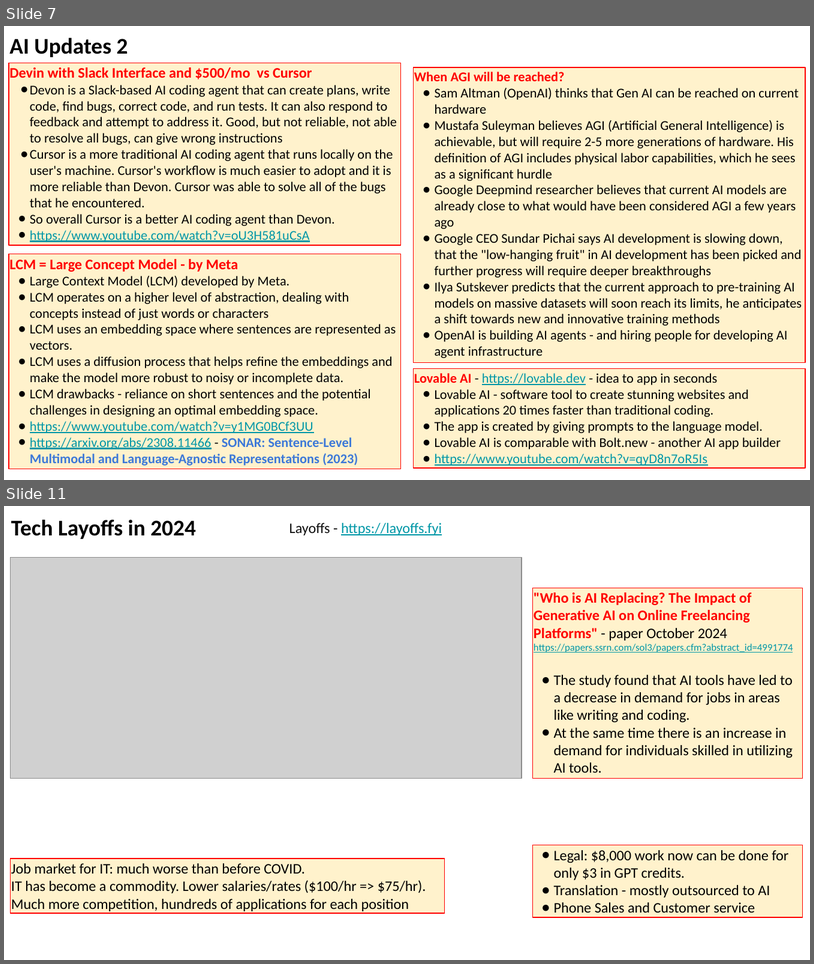
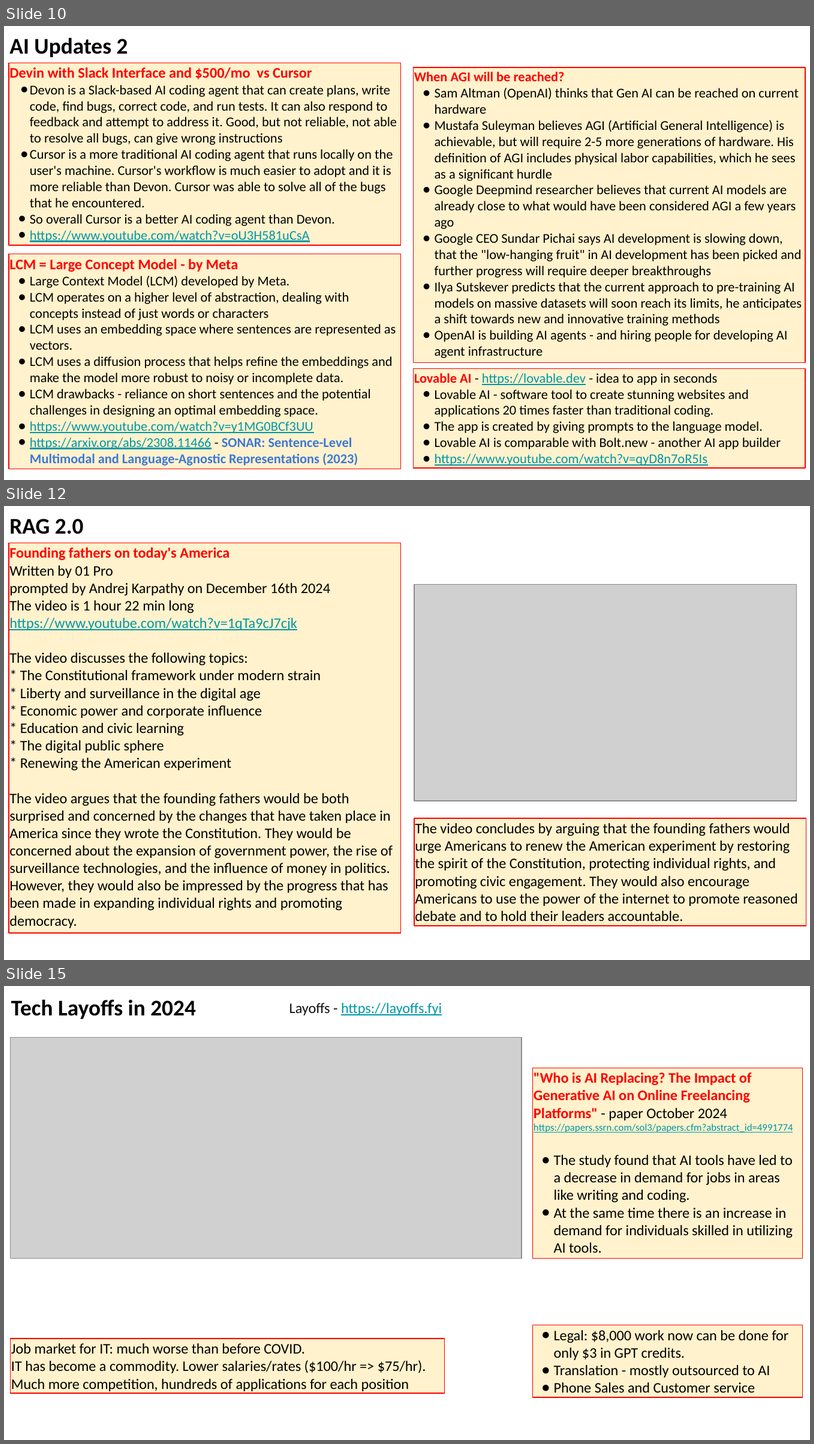
Before and after one commit to lselector/seminar, a slide deck: 2024/2024-12-20-AI-Updates.pptx. Shown one above the other, each under a label of ours: slides 7 and 11 before the commit, slides 10, 12 and 15 after it; the slides between them are not shown. The pictures are 814x964 and 814x1444 pixels, drawn with LibreOffice and Linux fonts; fonts in the diff are those of the drawing; grey boxes stand for pictures. Boxes give left, top, right and bottom in pixels: in the first picture for what was removed or moved away, otherwise in the second. Text is boxed around its words. In the diff, an @@ line names an element or a change of style, - is before the commit and + after.

```diff
--- a/2024/2024-12-20-AI-Updates.pptx
+++ b/2024/2024-12-20-AI-Updates.pptx
@@ slide 12 added at <box>4,506,810,960</box>, background #FFFFFF @@
@@ text added at <box>9,519,84,534</box>, 20 pt, text #000000, bold @@
+RAG 2.0
@@ rectangle added at <box>9,543,401,933</box>, fill #FFF2CC, outline #FF0000 0.75 pt, 13 pt, text #000000 @@
+Founding fathers on today's America
+Written by 01 Pro
+prompted by Andrej Karpathy on December 16th 2024
+The video is 1 hour 22 min long
+https://www.youtube.com/watch?v=1qTa9cJ7cjk
+The video discusses the following topics:
+* The Constitutional framework under modern strain
+* Liberty and surveillance in the digital age
+* Economic power and corporate influence
+* Education and civic learning
+* The digital public sphere
+* Renewing the American experiment
+The video argues that the founding fathers would be both surprised and concerned by the changes that have taken place in America since they wrote the Constitution. They would be concerned about the expansion of government power, the rise of surveillance technologies, and the influence of money in politics. However, they would also be impressed by the progress that has been made in expanding individual rights and promoting democracy.
@@ picture added at <box>414,584,797,801</box> @@
@@ rectangle added at <box>414,818,806,925</box>, fill #FFF2CC, outline #FF0000 0.75 pt, 13 pt, text #000000 @@
+The video concludes by arguing that the founding fathers would urge Americans to renew the American experiment by restoring the spirit of the Constitution, protecting individual rights, and promoting civic engagement. They would also encourage Americans to use the power of the internet to promote reasoned debate and to hold their leaders accountable.
@@ what was slide 7 is now slide 10 @@
@@ what was slide 11 is now slide 15 @@
```
Also in this commit, not shown: 5 slides changed, 4 other slides added, 1 slide removed.
